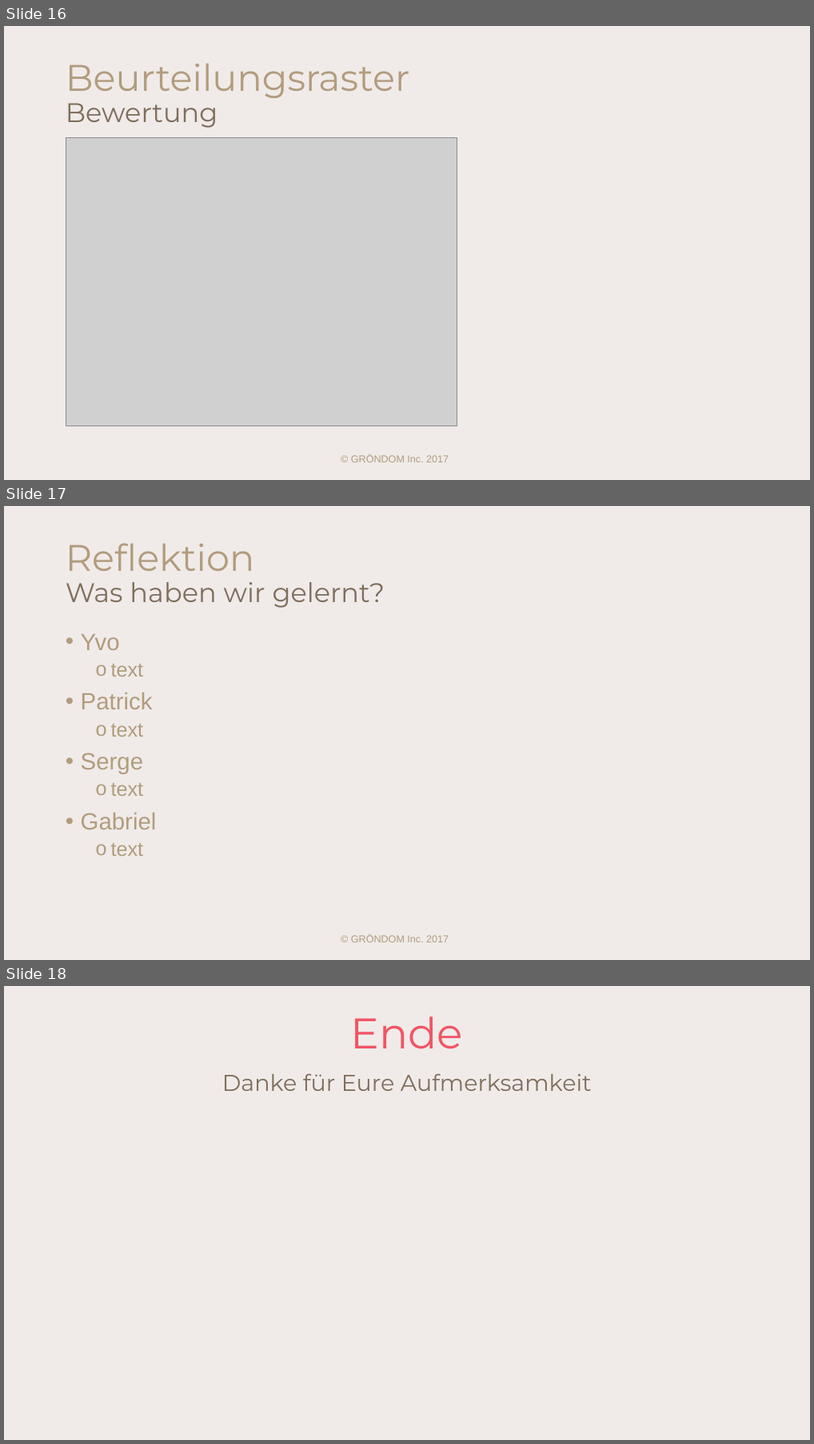
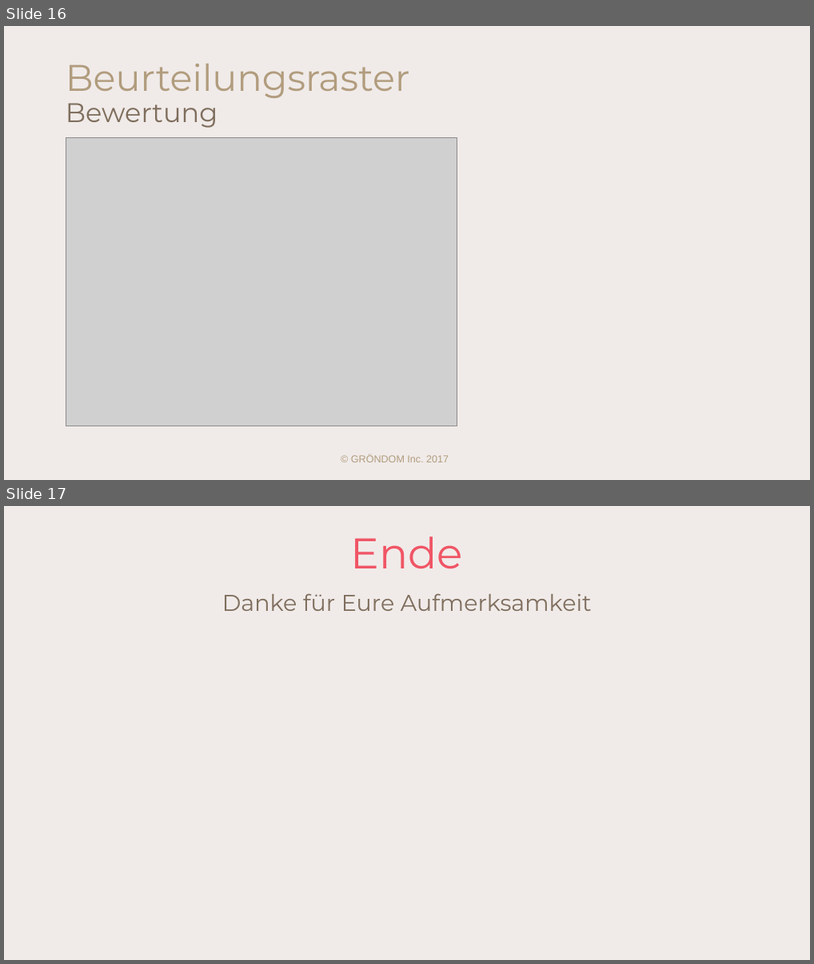
Before and after one commit to GAEBE2/GR-NDOM, a slide deck: documentation/specifications/GRÖNDOM_Präsentation.pptx. Shown one above the other, each under a label of ours: slides 16, 17 and 18 before the commit, slides 16 and 17 after it. The pictures are 814x1444 and 814x964 pixels, drawn with LibreOffice and Linux fonts; fonts in the diff are those of the drawing; grey boxes stand for pictures. Boxes give left, top, right and bottom in pixels: in the first picture for what was removed or moved away, otherwise in the second. Text is boxed around its words. In the diff, an @@ line names an element or a change of style, - is before the commit and + after.

```diff
--- a/documentation/specifications/GRÖNDOM_Präsentation.pptx
+++ b/documentation/specifications/GRÖNDOM_Präsentation.pptx
@@ slide 17 removed at <box>4,506,810,960</box>, background #B89C91 at 20% opacity @@
@@ title removed at <box>66,543,386,608</box> @@
-Reflektion
-Was haben wir gelernt?
@@ text removed at <box>81,634,157,856</box> @@
-• Yvo
-  o text
-• Patrick
-  o text
-• Serge
-  o text
-• Gabriel
-  o text
@@ text removed at <box>351,934,449,942</box> @@
-© GRÖNDOM Inc. 2017
@@ what was slide 18 is now slide 17 @@
```
Also in this commit, not shown: 4 slides changed, 3 other files.
